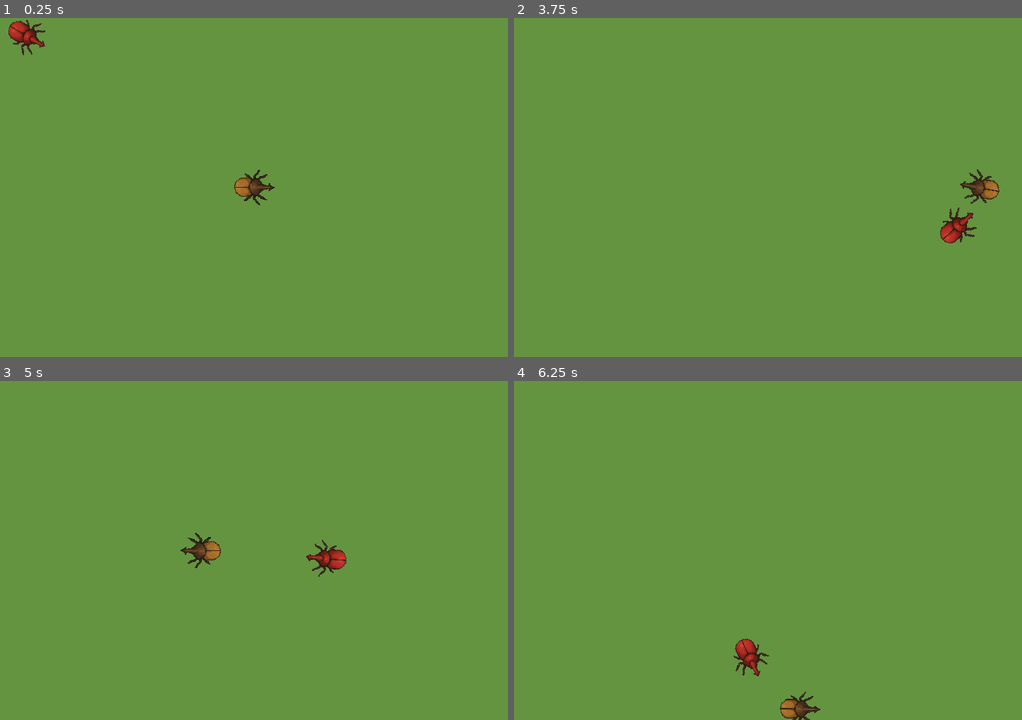
Above: before the commit, frames 1-4 (two rows, left to right).
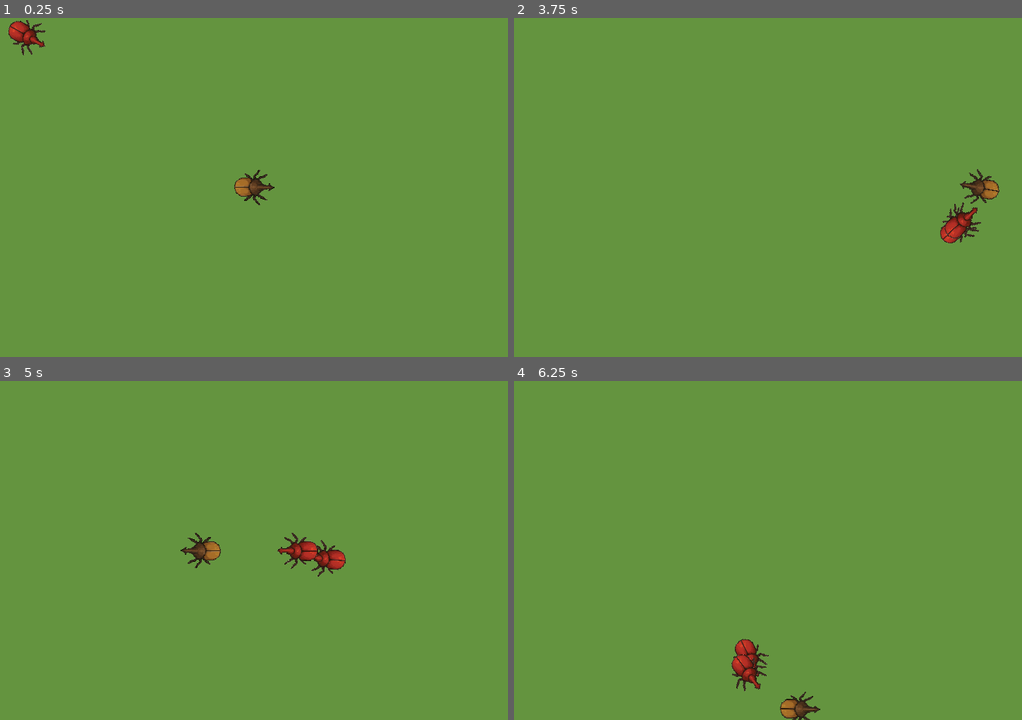
Above: after the commit, the same moments.

Repository: Cedgo1997/CI6450---IA-para-Videojuegos
Game: Godot game, scene res://main.tscn
Two runs of this game, one before a commit and one after it. Both use one fixed random seed, a clock stepped at 60 frames per second and the inputs below. Before the commit the project starts from res://arrive.tscn.
Inputs:
- Up to frame 1 (0.25 s): no input
- Up to frame 2 (3.75 s): hold Right (move_right) 0.53-1.28 s; hold Down (move_down) 1.28-2.03 s; hold Right (move_right) 2.03-2.78 s; hold Up (move_up) 2.78-3.53 s; hold Left (move_left) from 3.53 s (still down)
- Up to frame 3 (5 s): keep holding Left (move_left)
- Up to frame 4 (6.25 s): release Left (move_left) at 5.03 s; hold Down (move_down) 5.03-5.78 s; hold Right (move_right) from 5.78 s (still down)

The runs differ from the first frame. In frame 1, less than 0.1% of the frame differs, in the area x 1-9%, y 0-10%; in frame 2, 0.3%; in frame 3, 0.5%, in the area x 54-69%, y 44-58%; in frame 4, 0.4%.

Commit message:
[FIX] CHange names again and reorden algorithms with enum

Diff:
--- a/arrive.tscn
+++ /dev/null
@@ -1,27 +0,0 @@
-[gd_scene load_steps=5 format=3 uid="uid://c1kgs4er807ve"]
-
-[ext_resource type="Script" uid="uid://cbh6kaox5b7v0" path="res://arrive.gd" id="1_6lvaj"]
-[ext_resource type="PackedScene" uid="uid://c5uyejrtyb4uk" path="res://player.tscn" id="2_73nh4"]
-[ext_resource type="PackedScene" uid="uid://b152f2e4rl4fc" path="res://enemy.tscn" id="3_kopr3"]
-[ext_resource type="AudioStream" uid="uid://fmp824ckngfh" path="res://art/Insectoid Circuitry.mp3" id="4_bgpn3"]
-
-[node name="Arrive" type="Node2D"]
-script = ExtResource("1_6lvaj")
-metadata/_edit_group_ = true
-
-[node name="ColorRect" type="ColorRect" parent="."]
-offset_right = 720.0
-offset_bottom = 480.0
-color = Color(0.39114353, 0.57996243, 0.24716915, 1)
-
-[node name="Player" parent="." instance=ExtResource("2_73nh4")]
-position = Vector2(360, 240)
-
-[node name="Enemy" parent="." instance=ExtResource("3_kopr3")]
-
-[node name="Camera2D" type="Camera2D" parent="."]
-position = Vector2(360, 240)
-
-[node name="Music" type="AudioStreamPlayer2D" parent="."]
-stream = ExtResource("4_bgpn3")
-parameters/looping = true
--- a/enemy.gd
+++ b/enemy.gd
@@ -1,15 +1,22 @@
 extends RigidBody2D
 
+enum SteeringAlgorithm {
+	SEEK,
+	ARRIVE,
+	WANDER
+}
+
+@export var algorithm: SteeringAlgorithm = SteeringAlgorithm.ARRIVE
 @export var max_speed = 200.0
 @export var rotation_speed = 8.0
 
+@export_group("Arrive Settings")
 @export var inner_radius = 28.0
 @export var outer_radius = 100.0
 @export var time_to_target = 0.8
 
 var target: Node2D = null
 var is_touching_player = false
-
 
 func _ready():
 	# Buscar al jugador en la escena
@@ -26,15 +33,21 @@
 	if target == null:
 		return
 
-	if not is_touching_player:
-		var steering_velocity = kinematic_arrive()
-		linear_velocity = steering_velocity
+	var steering_velocity = Vector2.ZERO
 
-		if steering_velocity.length() > 0:
-			var target_rotation = steering_velocity.angle()
-			rotation = lerp_angle(rotation, target_rotation, rotation_speed * delta)
-	else:
-		linear_velocity = Vector2.ZERO
+	match algorithm:
+		SteeringAlgorithm.SEEK:
+			steering_velocity = kinematic_seek()
+		SteeringAlgorithm.ARRIVE:
+			steering_velocity = kinematic_arrive()
+		SteeringAlgorithm.WANDER:
+			pass
+
+	linear_velocity = steering_velocity
+
+	if steering_velocity.length() > 0:
+		var target_rotation = steering_velocity.angle()
+		rotation = lerp_angle(rotation, target_rotation, rotation_speed * delta)
 
 func kinematic_seek() -> Vector2:
 	# Obtener la dirección hacia el objetivo
@@ -51,7 +64,7 @@
 	var direction = target.global_position - global_position
 	var distance = direction.length()
 
-	if distance < inner_radius:
+	if distance < inner_radius or is_touching_player:
 		return Vector2.ZERO
 
 	if distance > outer_radius:
--- /dev/null
+++ b/main.tscn
@@ -0,0 +1,30 @@
+[gd_scene load_steps=5 format=3 uid="uid://c1kgs4er807ve"]
+
+[ext_resource type="PackedScene" uid="uid://c5uyejrtyb4uk" path="res://player.tscn" id="1_0xm2m"]
+[ext_resource type="Script" uid="uid://cbh6kaox5b7v0" path="res://main.gd" id="1_1bvp3"]
+[ext_resource type="PackedScene" uid="uid://b152f2e4rl4fc" path="res://enemy.tscn" id="2_h2yge"]
+[ext_resource type="AudioStream" uid="uid://fmp824ckngfh" path="res://art/Insectoid Circuitry.mp3" id="3_h2yge"]
+
+[node name="Arrive" type="Node2D"]
+script = ExtResource("1_1bvp3")
+metadata/_edit_group_ = true
+
+[node name="ColorRect" type="ColorRect" parent="."]
+offset_right = 720.0
+offset_bottom = 480.0
+color = Color(0.39114353, 0.57996243, 0.24716915, 1)
+
+[node name="Player" parent="." instance=ExtResource("1_0xm2m")]
+position = Vector2(360, 240)
+
+[node name="EnemyArrive" parent="." instance=ExtResource("2_h2yge")]
+
+[node name="EnemySeek" parent="." instance=ExtResource("2_h2yge")]
+algorithm = 0
+
+[node name="Camera2D" type="Camera2D" parent="."]
+position = Vector2(360, 240)
+
+[node name="Music" type="AudioStreamPlayer2D" parent="."]
+stream = ExtResource("3_h2yge")
+parameters/looping = true
Renamed: arrive.gd -> main.gd
Renamed: arrive.gd.uid -> main.gd.uid
